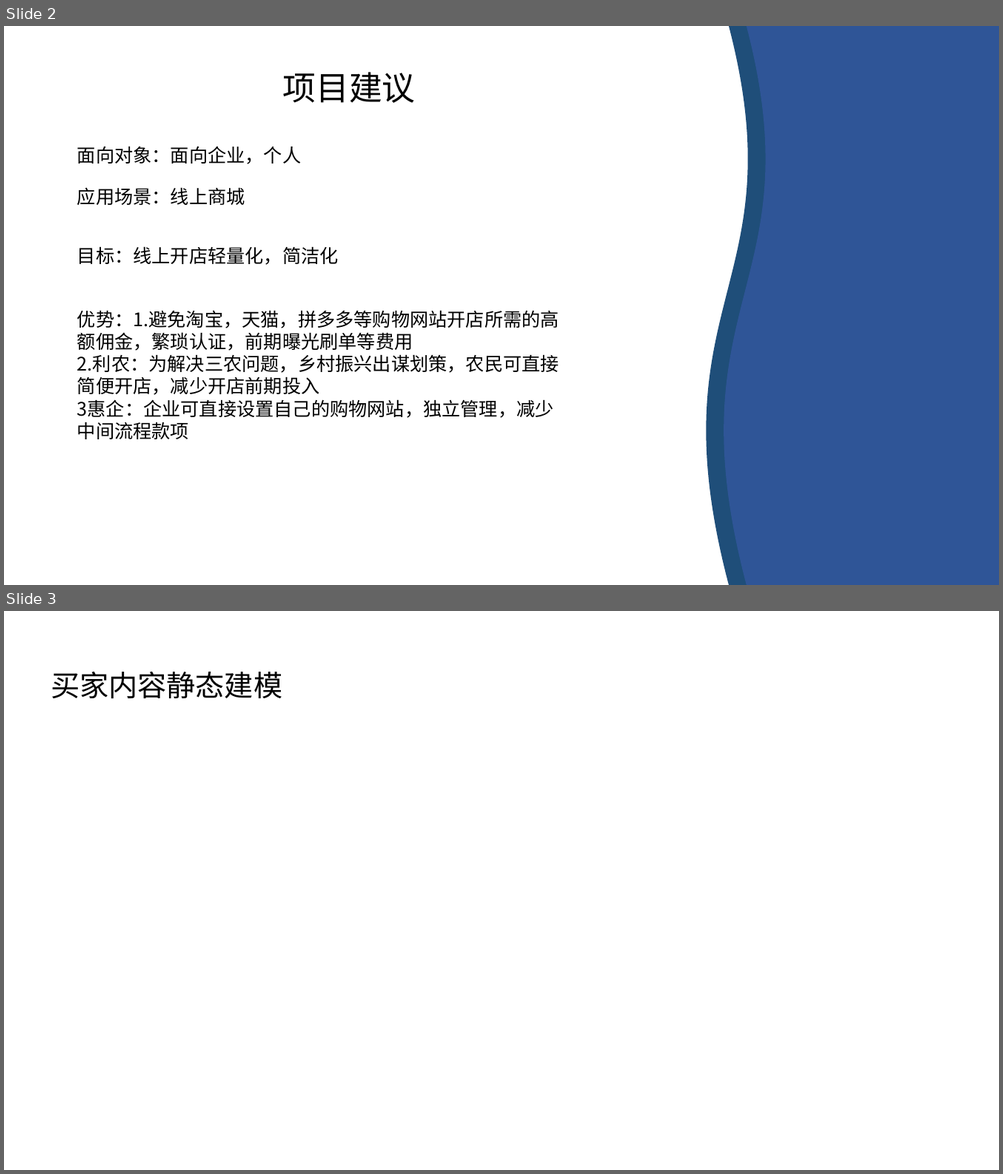
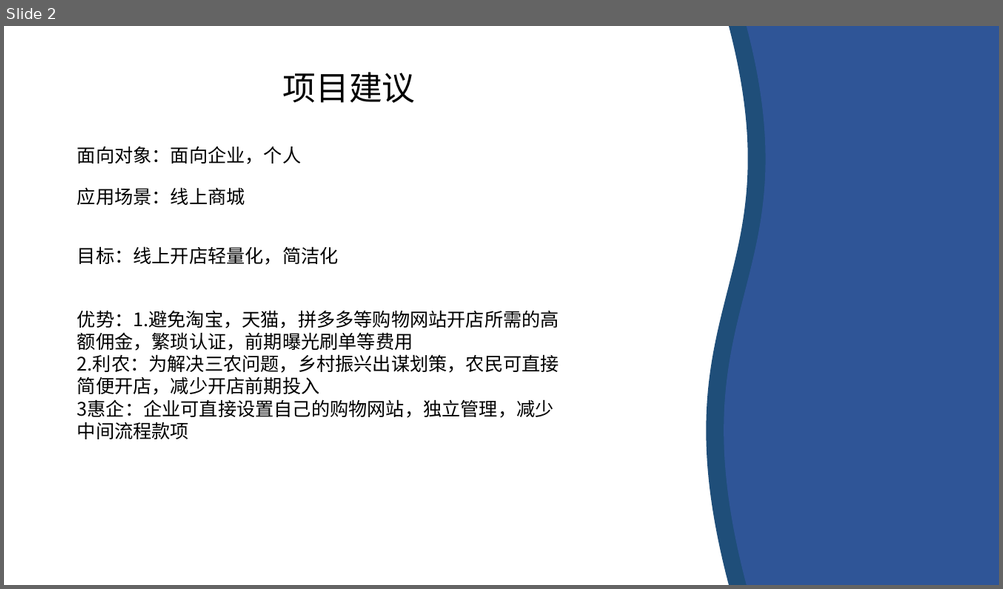
Before and after one commit to hua8631/XDU_WEB_2021_Project_014, a slide deck: 演示ppt.pptx. Shown one above the other, each under a label of ours: slides 2 and 3 before the commit, slide 2 after it. The pictures are 1003x1174 and 1003x589 pixels, drawn with LibreOffice and Linux fonts; fonts in the diff are those of the drawing; background and template pictures are left out. Boxes give left, top, right and bottom in pixels: in the first picture for what was removed or moved away, otherwise in the second. Text is boxed around its words. In the diff, an @@ line names an element or a change of style, - is before the commit and + after.

```diff
--- a/演示ppt.pptx
+++ b/演示ppt.pptx
@@ slide 3 removed at (x1=4, y1=611, x2=999, y2=1170), background picture (left out) @@
@@ text removed at (x1=51, y1=672, x2=282, y2=699) @@
-买家内容静态建模
```
Also in this commit, not shown: 4 slides added, 9 other slides removed, 4 other files.
